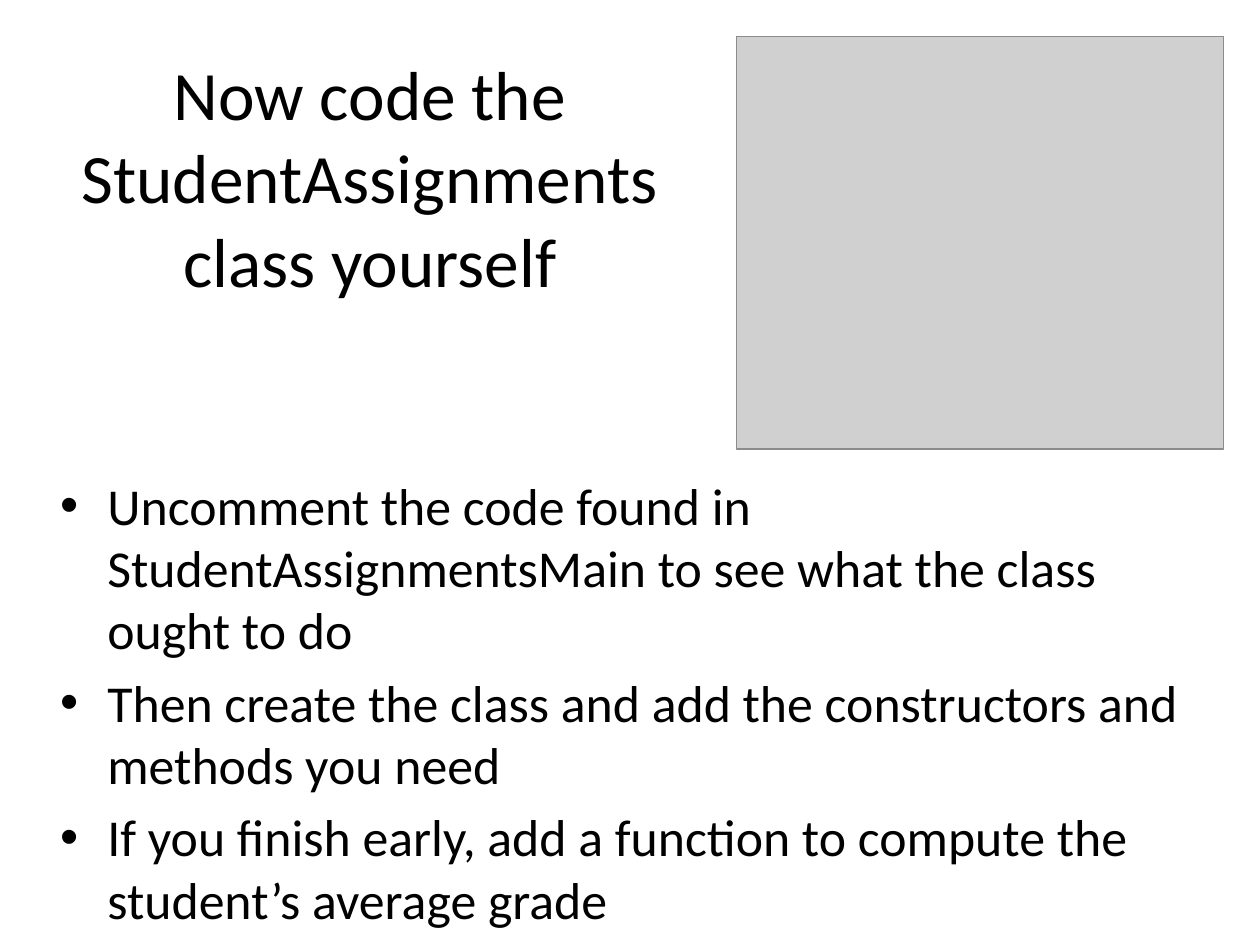
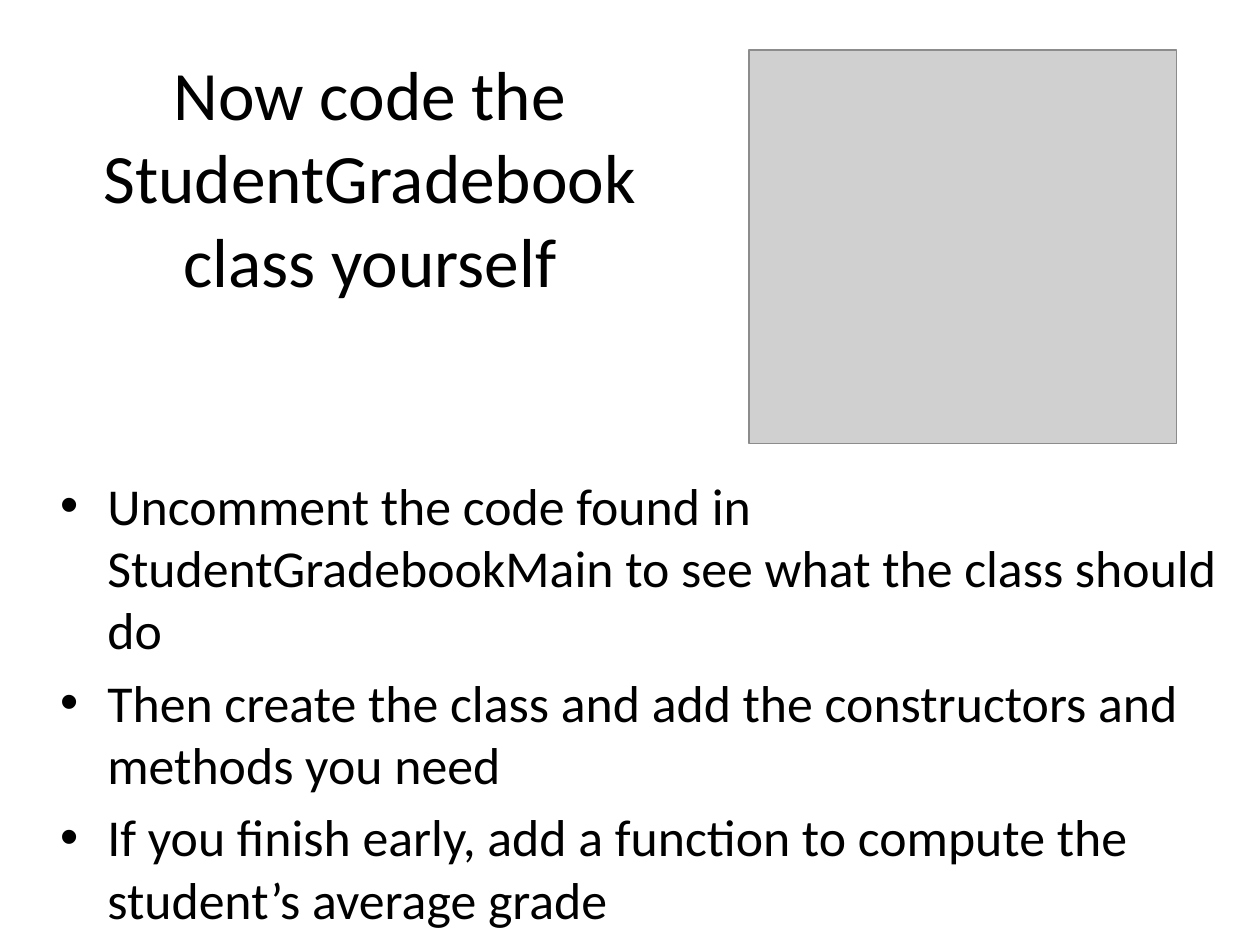
Before and after one commit to RHIT-CSSE/csse220, a slide deck: slide 32 of ClassMaterials/ObjectIntroAndMisc/Slides/ObjectIntroAndMisc.pptx (slide 29 before the commit). Drawn at 1260x945 pixels with LibreOffice and Linux fonts; fonts in the diff are those of the drawing; grey boxes stand for pictures. Boxes give left, top, right and bottom in pixels: in the first picture for what was removed or moved away, otherwise in the second. Text is boxed around its words. In the diff, an @@ line names an element or a change of style, - is before the commit and + after.

Commit message:
modifying debugging and studentgradebook slides

```diff
--- a/ClassMaterials/ObjectIntroAndMisc/Slides/ObjectIntroAndMisc.pptx
+++ b/ClassMaterials/ObjectIntroAndMisc/Slides/ObjectIntroAndMisc.pptx
@@ picture: place and size @@
-picture at (737, 37, 1223, 450)
+picture at (750, 50, 1177, 444)
@@ title at (103, 72, 635, 299): text changed @@
-Now code the StudentAssignments class yourself
+Now code the StudentGradebook class yourself
@@ text at (107, 489, 1216, 650): text changed @@
-• Uncomment the code found in StudentAssignmentsMain to see what the class ought to do
+• Uncomment the code found in StudentGradebookMain to see what the class should do
```
Also in this commit, not shown: 1 other slide changed, 3 slides added, 1 slide removed.
